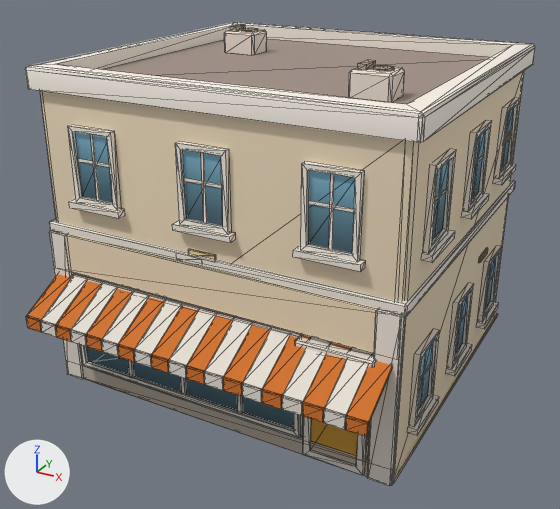
Two versions of the glTF model newcity/art/kit/vee_left3.glb, one commit apart.
Rendered twice from a 50 mm lens placed at (9.29, -17.97, 11.72), pointed at (0.04, -1.14, 3.3). Every picture has the same lights, and +X, +Y and +Z are marked at lower left. The picture after the commit comes second. Mesh edges are drawn as thin lines. Vertices at exactly the same position are counted once.

The scene before the commit, as lines of its bpy script (objects in view):
```python
me_vee_left3 = bpy.data.meshes.new('vee_left3')
me_vee_left3.from_pydata(...)  # 1228 vertices, 1778 faces; spans x -4.99..4.99, y -5.89..4.66, z 0.0..8.79
me_vee_left3.materials.append(mat_kit_atlas)  # picture img_atlas
ob_vee_left3 = bpy.data.objects.new('vee_left3', me_vee_left3)
ob_vee_left3.location = (0.0, 0.0, 0.0)
```
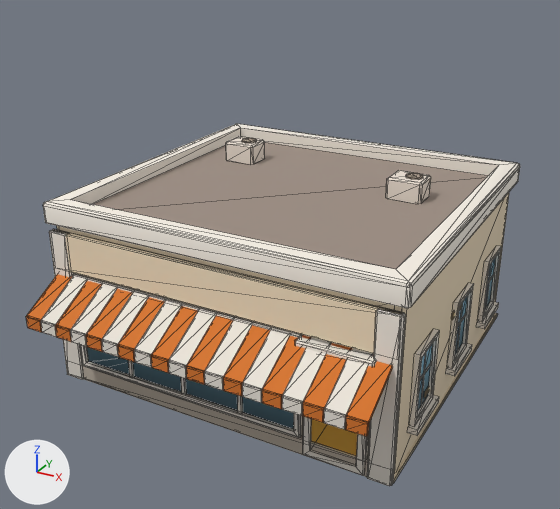
Location of each change, (x1, y1, x2, y2) in pixels of the pictures (560 x 509 px; the box of a moved part takes in the faces that stretch with it):
```json
{"object": "vee_left3", "change": "reshaped", "before": [25, 22, 535, 486], "after": [26, 124, 520, 486], "on screen": "22% shorter"}
{"part": 1, "of": "me_vee_left3", "change": "moved or reshaped", "before": [188, 249, 216, 260], "on screen": "not visible afterwards"}
{"part": 2, "of": "me_vee_left3", "change": "moved or reshaped", "before": [479, 248, 488, 263], "after": [451, 304, 462, 320]}
{"part": 3, "of": "me_vee_left3", "change": "moved or reshaped", "before": [504, 133, 511, 145], "after": [424, 380, 435, 398]}
{"part": 4, "of": "me_vee_left3", "change": "moved or reshaped", "before": [25, 22, 535, 142], "after": [43, 124, 520, 308]}
{"part": 5, "of": "me_vee_left3", "change": "moved or reshaped", "before": [242, 28, 258, 32], "after": [242, 138, 257, 143]}
{"part": 6, "of": "me_vee_left3", "change": "moved or reshaped", "before": [224, 29, 267, 55], "after": [226, 136, 265, 164]}
{"part": 7, "of": "me_vee_left3", "change": "moved or reshaped", "before": [373, 65, 394, 71], "after": [406, 173, 423, 179]}
{"part": 8, "of": "me_vee_left3", "change": "moved or reshaped", "before": [349, 65, 405, 102], "after": [386, 170, 431, 204]}
{"part": 9, "of": "me_vee_left3", "change": "deleted", "before": [68, 24, 519, 272]}
{"part": 10, "of": "me_vee_left3", "change": "cut back", "before": [40, 70, 525, 474], "after": [57, 193, 509, 474], "on screen": "mostly hidden afterwards"}
```

Edits to the scene script, one JSON object a line:
```json
{"block": "me_vee_left3", "where": "# used by ob_vee_left3; location = (0.0, 0.0, 0.0)"}
{"op": "remove", "block": "me_vee_left3", "code": "me_vee_left3.from_pydata(...)  # 1228 vertices, 1778 faces; spans x -4.99..4.99, y -5.89..4.66, z 0.0..8.79"}
{"op": "add", "block": "me_vee_left3", "code": "me_vee_left3.from_pydata(...)  # 904 vertices, 1380 faces; spans x -4.99..4.99, y -5.89..4.66, z 0.0..5.31"}
{"block": "me_vee_left3", "change": "me_vee_left3 part 1: the loose piece of 16 vertices spanning x -0.52..0.23, y -4.54..-4.5, z 4.46..4.63 is scaled about its middle by (0.66, 1, 1), then moved by (0.09, 0.0, -2.17)"}
{"block": "me_vee_left3", "change": "me_vee_left3 part 2: the loose piece of 16 vertices spanning x 4.75..4.79, y 1.45..2.2, z 3.06..3.23 is moved by (0.0, -2.24, -0.68)"}
{"block": "me_vee_left3", "change": "me_vee_left3 part 3: the loose piece of 16 vertices spanning x 4.75..4.79, y 2.65..3.4, z 6.05..6.22 is moved by (0.0, -5.28, -4.91)"}
{"block": "me_vee_left3", "change": "me_vee_left3 part 4: the loose piece of 48 vertices spanning x -4.91..4.91, y -4.66..4.66, z 7.9..8.45 is moved by (0.0, 0.0, -3.4)"}
{"block": "me_vee_left3", "change": "me_vee_left3 part 5: the loose piece of 16 vertices spanning x -2.71..-2.23, y 1.41..1.89, z 8.67..8.71 is moved by (-0.38, 0.48, -3.4)"}
{"block": "me_vee_left3", "change": "me_vee_left3 part 6: the loose piece of 20 vertices spanning x -3.12..-2.12, y 1.25..2.05, z 8.07..8.67 is moved by (-0.38, 0.48, -3.4)"}
{"block": "me_vee_left3", "change": "me_vee_left3 part 7: the loose piece of 16 vertices spanning x 2.88..3.36, y -2.37..-1.89, z 8.67..8.71 is moved by (-0.27, 3.34, -3.4)"}
{"block": "me_vee_left3", "change": "me_vee_left3 part 8: the loose piece of 20 vertices spanning x 2.47..3.47, y -2.53..-1.73, z 8.07..8.67 is moved by (-0.27, 3.34, -3.4)"}
{"block": "me_vee_left3", "change": "me_vee_left3 part 9: 38 loose pieces with 304 vertices, spanning x -4.99..4.99, y -4.74..3.62, z 5.12..8.79, are deleted"}
{"block": "me_vee_left3", "change": "me_vee_left3 part 10"}
{"block": "me_vee_left3", "change": "32 vertices are removed from x -4.83..4.83, y -4.58..4.58, z 4.24..7.9"}
{"block": "me_vee_left3", "change": "70 faces are deleted"}
{"block": "me_vee_left3", "change": "12 new vertices lie (0.0, 0.0, 4.5) away from vertices in x -4.75..4.75, y -4.5..4.5, z 0.0"}
{"block": "me_vee_left3", "change": "34 new faces join them"}
{"block": "me_vee_left3", "change": "other edits to the shape of me_vee_left3 do not show in these pictures"}
```
